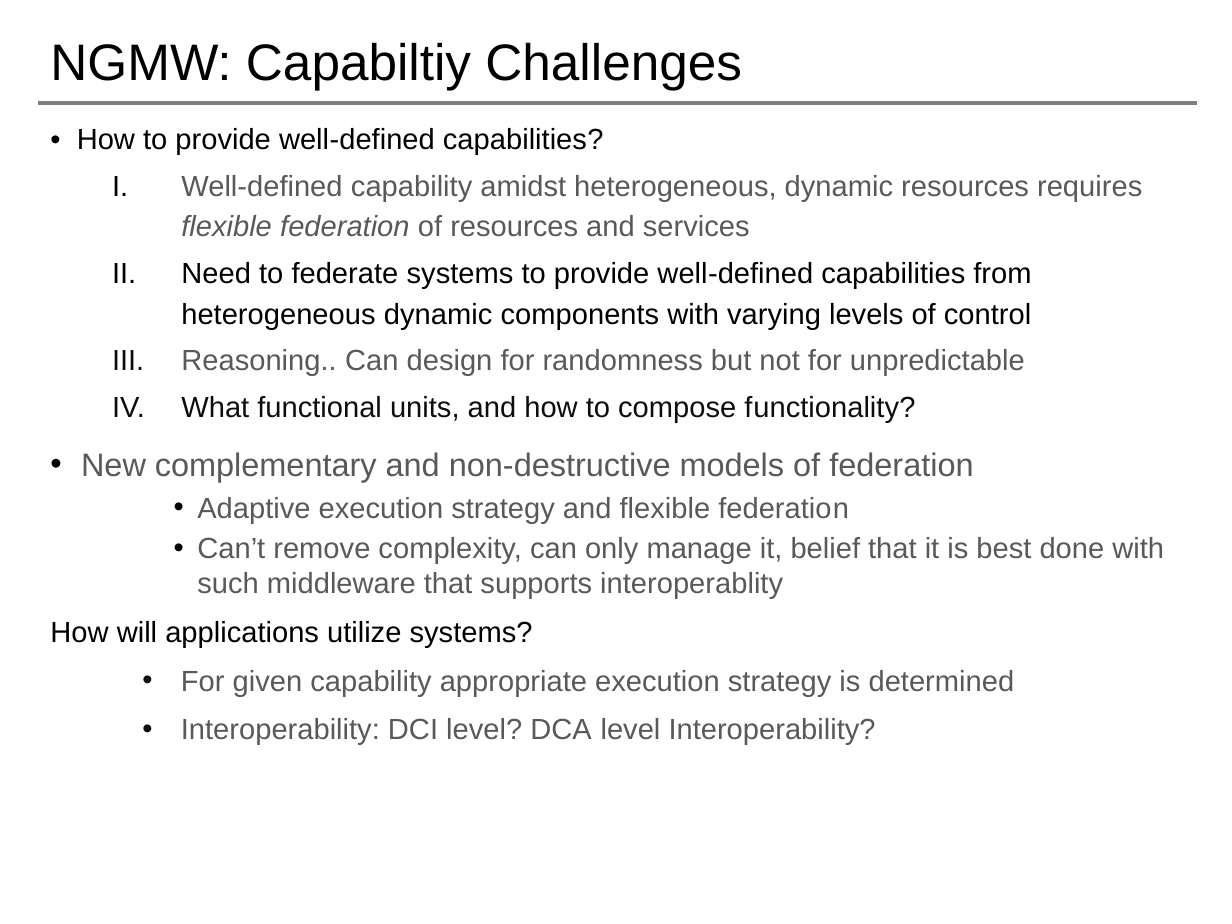
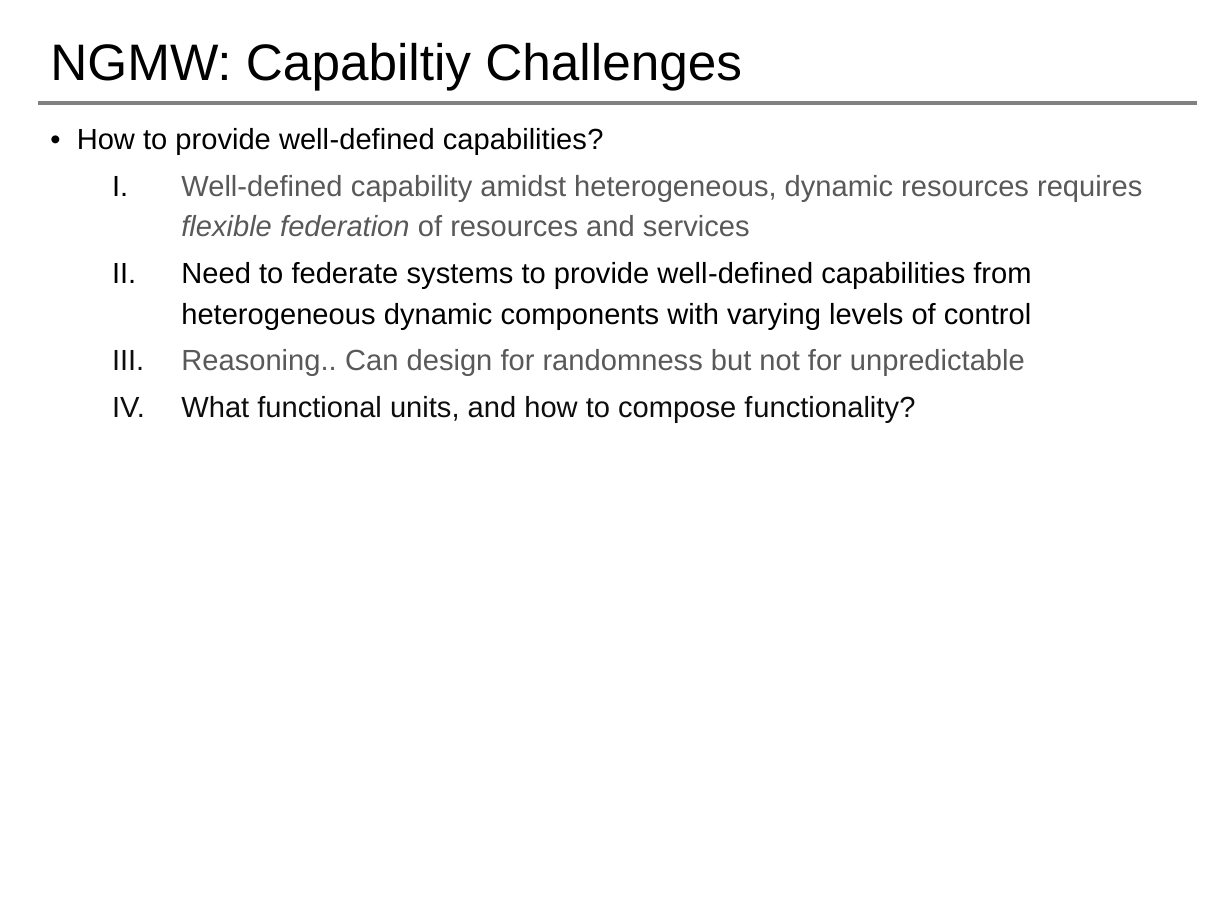
Before and after one commit to saga-project/NGMW, a slide deck: slide 9 of presentations/radical-modsim.pptx. Drawn at 1232x924 pixels with LibreOffice and Linux fonts; fonts in the diff are those of the drawing; background and template pictures are left out. Boxes give left, top, right and bottom in pixels: in the first picture for what was removed or moved away, otherwise in the second. Text is boxed around its words. In the diff, an @@ line names an element or a change of style, - is before the commit and + after.

```diff
--- a/presentations/radical-modsim.pptx
+++ b/presentations/radical-modsim.pptx
@@ text at box(50, 452, 1164, 744): paragraphs removed @@
-• New complementary and non-destructive models of federation
-    • Adaptive execution strategy and flexible federation
-    • Can’t remove complexity, can only manage it, belief that it is best done with such middleware that supports interoperablity
-How will applications utilize systems?
-  • For given capability appropriate execution strategy is determined
-  • Interoperability: DCI level? DCA level Interoperability?
```
Also in this commit, not shown: 3 other slides changed, 1 other file.
